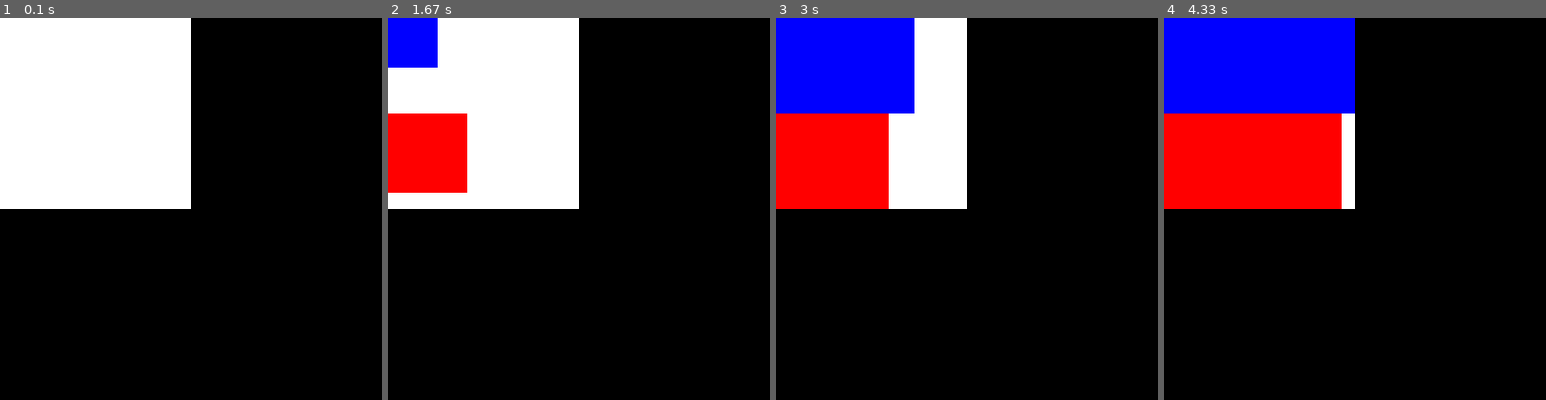
Above: before the commit, frames 1-4 (left to right).
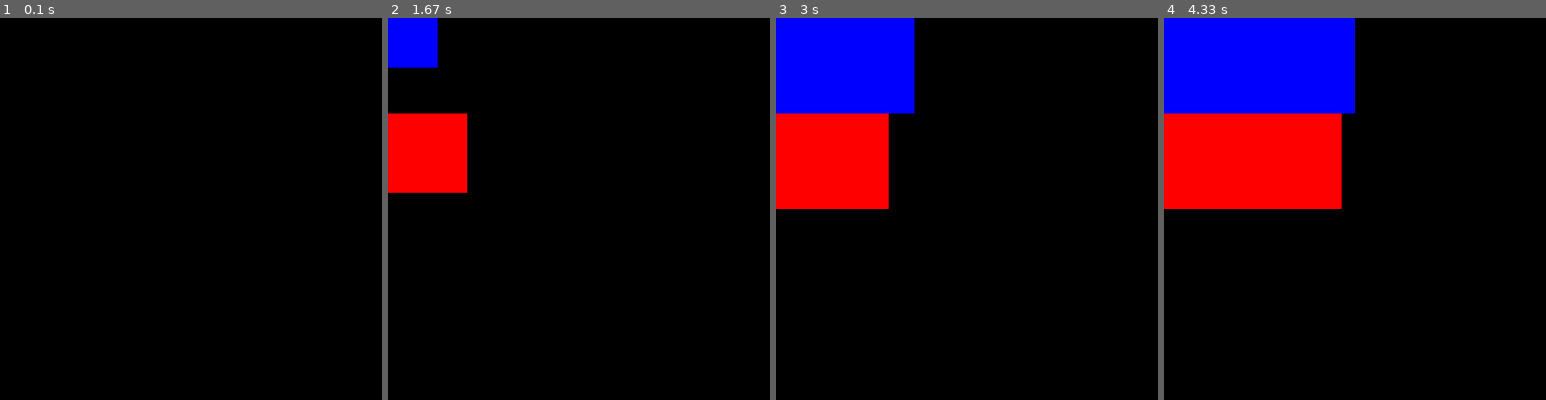
Above: after the commit, the same moments.

Repository: vagner-infnet/pygame
Game: pygame game, started from 15-desenhando_duas_formas-com teclas.py
Two runs of this game, one before a commit and one after it. Both use one fixed random seed, a clock stepped at 60 frames per second and the inputs below.
Inputs:
- Up to frame 1 (0.1 s): no input
- Up to frame 2 (1.67 s): hold Right 0.33-0.8 s; hold Right 0.83-1.3 s; hold Left from 1.33 s (still down)
- Up to frame 3 (3 s): release Left at 1.87 s; hold Left 1.9-2.3 s; hold Right 2.33-2.97 s
- Up to frame 4 (4.33 s): hold Left 3-3.47 s; hold Right 3.5-3.97 s

The runs differ from the first frame. In frame 1, 25% of the frame differs, in the area x 0-50%, y 0-50%; in frame 2, 19%; in frame 3, 8.6%; in frame 4, 0.9%.

Commit message:
Update 15-desenhando_duas_formas-com teclas.py

Diff:
--- a/15-desenhando_duas_formas-com teclas.py
+++ b/15-desenhando_duas_formas-com teclas.py
@@ -1,8 +1,7 @@
 """
 exibindo uma tela vazia.
 a tela abre.
-redesenhado 2 formas numa superfície com direta, esquerda e espaço
-a tela fecha automatiamente.
+redesenhado 2 formas numa superfície com as teclas: direta, esquerda e espaço
 """
 import pygame
 
@@ -10,24 +9,21 @@
 
     largura_da_JANELA = 400
     altura_da_JANELA = 400
-    tupla_largura_altura = (largura_da_JANELA, altura_da_JANELA)
+    largura_altura_da_JANELA = (largura_da_JANELA, altura_da_JANELA)
     #JANELA > PRECISAMOS GRAVAR UMA REFERÊNCIA DA JANELA DO PROGRAMA
-    JANELA = pygame.display.set_mode(tupla_largura_altura)
-    pygame.display.set_caption("Desenhando duas formas")
+    JANELA = pygame.display.set_mode(largura_altura_da_JANELA)
+    pygame.display.set_caption("Desenhando duas formas com o teclado")
     pygame.display.init()
     ####################################################
     largura_do_PAINEL_1 = largura_da_JANELA/2
     altura_do_PAINEL_1 = altura_da_JANELA/2
     largura_altura_do_PAINEL_1 = (largura_do_PAINEL_1, altura_do_PAINEL_1)
     PAINEL_1 = pygame.surface.Surface(largura_altura_do_PAINEL_1)
-
-    y_inicial_do_PAINEL_1 = 0
-    x_inicial_do_PAINEL_1 = 0
+    ####################################################
     def reseta_painel_1():
         print("desenhando painel_1")
         cor_do_PAINEL_1 = (255, 255, 255)  # branco
         PAINEL_1.fill(cor_do_PAINEL_1)  # pintando o painel com a cor desejada
-    reseta_painel_1()
     ####################################################
     #configurando superfície
     def forma_1(contador):
@@ -82,6 +78,8 @@
         #forma_1(contador)
         #forma_2(contador)
         # Fazendo a janela exibir os componentes com seus valores atualizados
+        x_inicial_do_PAINEL_1 = 0
+        y_inicial_do_PAINEL_1 = 0
         JANELA.blit(PAINEL_1, (x_inicial_do_PAINEL_1, y_inicial_do_PAINEL_1))  # inserindo o painel na janela
         pygame.display.update()
         pygame.time.Clock().tick(60) # nº de atualizações por segundo
